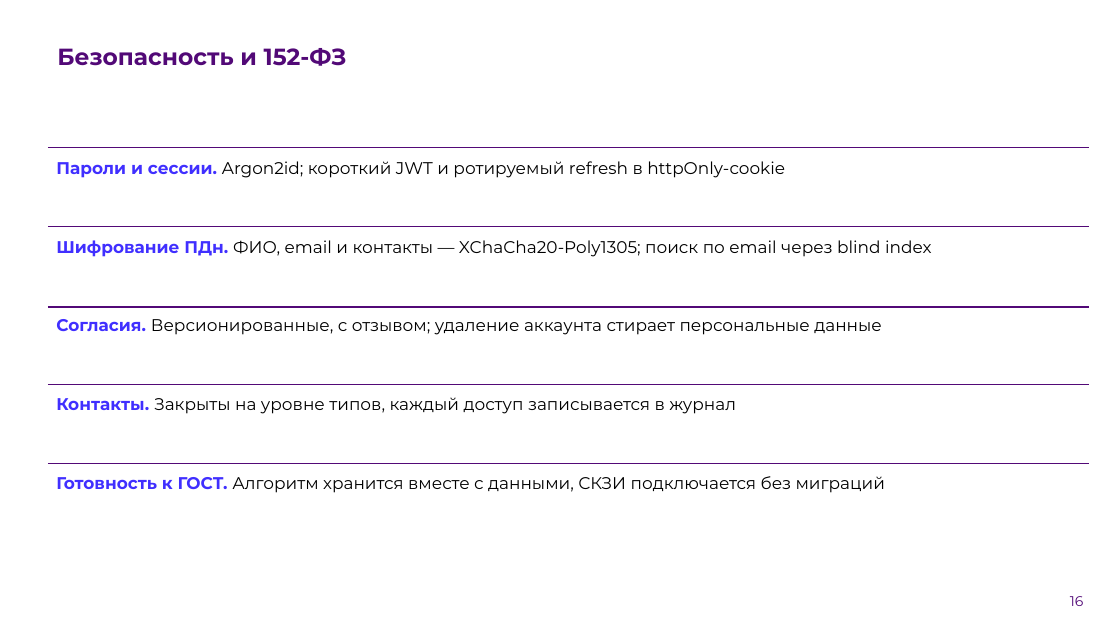
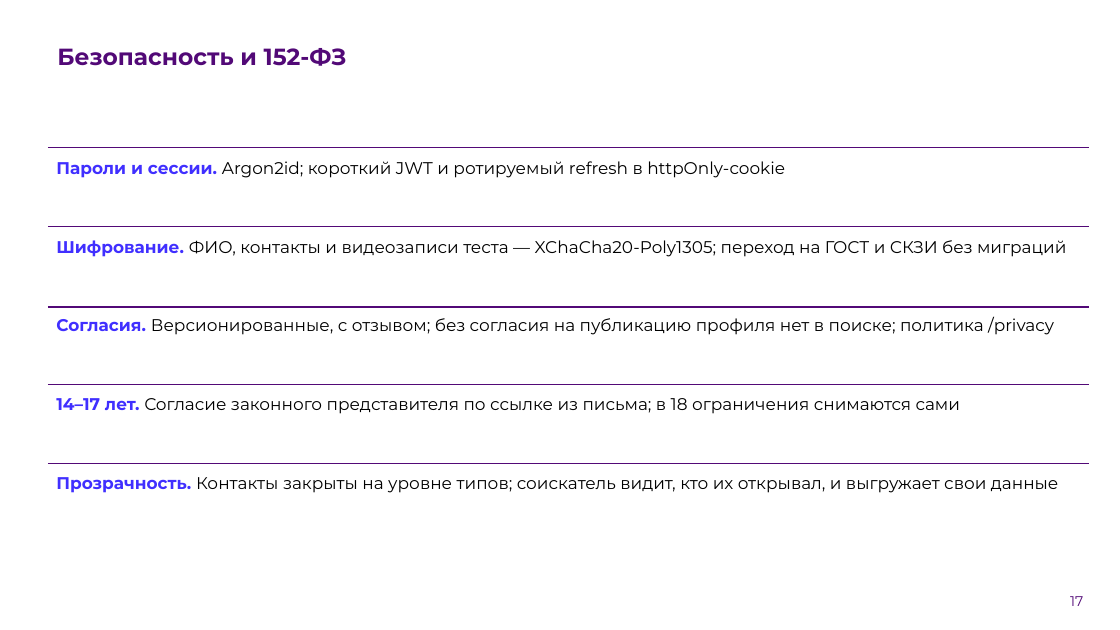
Before and after one commit to K1NGSM4N3/fsp-hack, a slide deck: slide 17 of docs/presentation.pptx (slide 16 before the commit). Drawn at 1120x630 pixels with LibreOffice and Linux fonts; fonts in the diff are those of the drawing; background and template pictures are left out. Boxes give left, top, right and bottom in pixels: in the first picture for what was removed or moved away, otherwise in the second. Text is boxed around its words. In the diff, an @@ line names an element or a change of style, - is before the commit and + after.

```diff
--- a/docs/presentation.pptx
+++ b/docs/presentation.pptx
@@ text at [56, 240, 1066, 257]: text changed @@
-Шифрование ПДн. ФИО, email и контакты — XChaCha20-Poly1305; поиск по email через blind index
+Шифрование. ФИО, контакты и видеозаписи теста — XChaCha20-Poly1305; переход на ГОСТ и СКЗИ без миграций
@@ text at [56, 316, 1054, 335]: text changed @@
-Согласия. Версионированные, с отзывом; удаление аккаунта стирает персональные данные
+Согласия. Версионированные, с отзывом; без согласия на публикацию профиля нет в поиске; политика /privacy
@@ text at [56, 398, 960, 414]: text changed @@
-Контакты. Закрыты на уровне типов, каждый доступ записывается в журнал
+14–17 лет. Согласие законного представителя по ссылке из письма; в 18 ограничения снимаются сами
@@ text at [56, 477, 1059, 493]: text changed @@
-Готовность к ГОСТ. Алгоритм хранится вместе с данными, СКЗИ подключается без миграций
+Прозрачность. Контакты закрыты на уровне типов; соискатель видит, кто их открывал, и выгружает свои данные
@@ page number at [1070, 596, 1083, 606]: text changed @@
-16
+17
```
Also in this commit, not shown: 3 other slides changed, 1 slide added, 1 other file.
